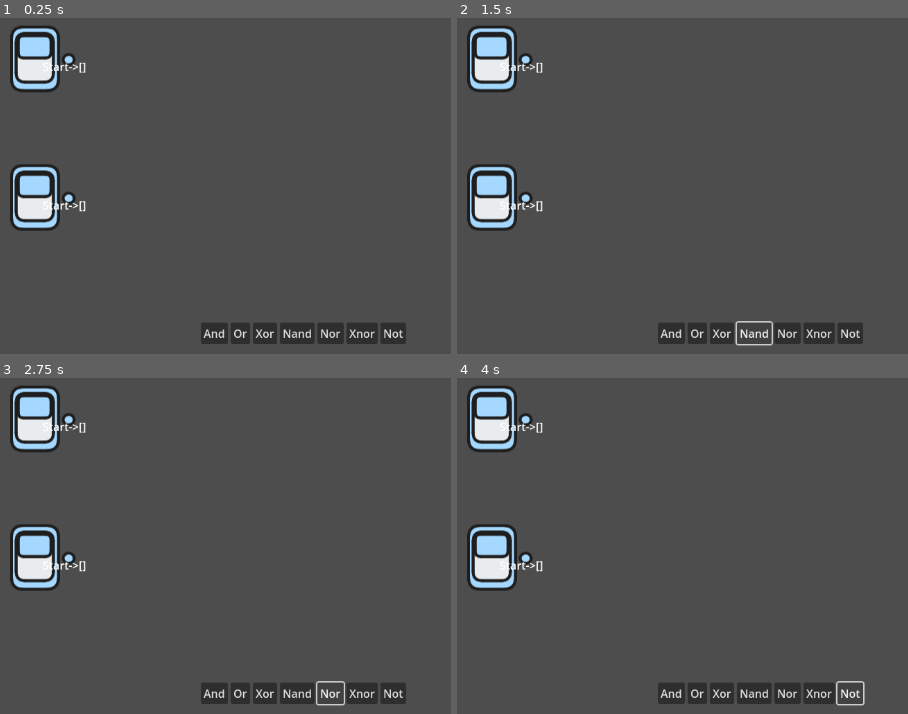
Above: before the commit, frames 1-4 (two rows, left to right).
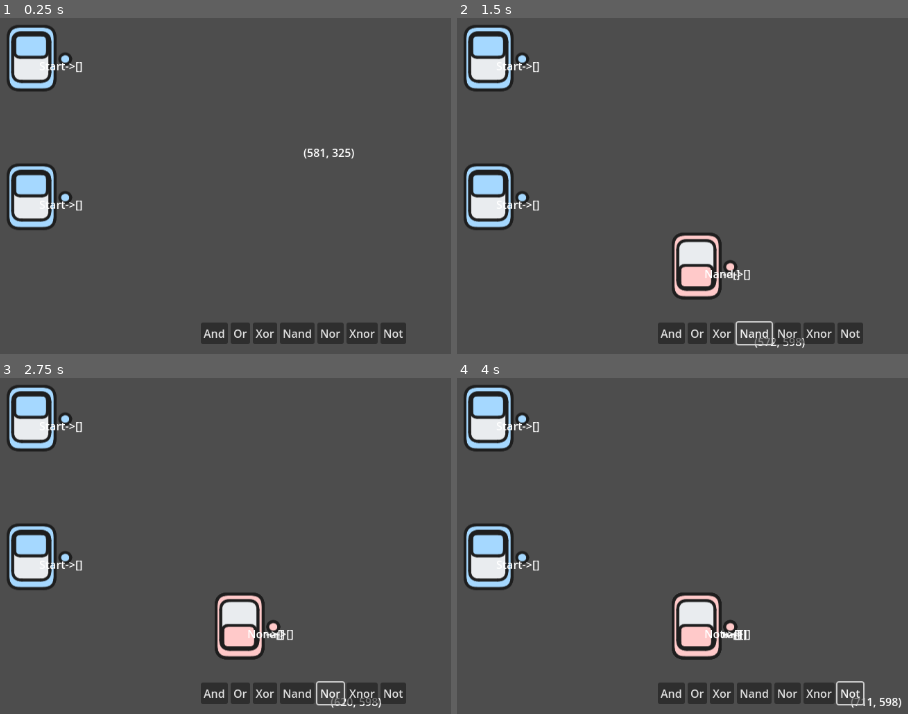
Above: after the commit, the same moments.

Repository: sininen-blue/logic-gate-tesseract
Game: Godot game, scene res://simulation/simulation.tscn
The game is run twice, just before and just after one commit, with the same random seed, the same clock (stepped at 60 frames per second) and the same inputs.
Inputs:
- Up to frame 1 (0.25 s): no input
- Up to frame 2 (1.5 s): click "Xor" at 0.5 s; click "Nand" at 1.25 s
- Up to frame 3 (2.75 s): click "Nor" at 2 s
- Up to frame 4 (4 s): click "Xnor" at 2.75 s; click "Not" at 3.5 s

The runs differ from the first frame. In frame 1, 2.9% of the frame differs, in the area x 1-79%, y 2-64%; in frame 2, 5.0%; in frame 3, 5.0%; in frame 4, 5.1%, in the area x 1-99%, y 2-99%.

Commit message:
added camera movement and connected all nodes
next up is to do all the node value things

Diff:
--- a/simulation/simulation-manager.gd
+++ b/simulation/simulation-manager.gd
@@ -17,6 +17,7 @@
 
 enum {
 	IDLE,
+	MOVING_CAMERA,
 	MOVING_GATE,
 	CREATING_CONNECTION,
 }
@@ -25,7 +26,6 @@
 @export var GATE_SCENE : PackedScene
 
 @onready var mouse_area: Area2D = $MouseArea
-
 
 
 func _ready() -> void:
@@ -60,6 +60,22 @@
 
 func _on_or_pressed() -> void:
 	create_gate("Or")
+
+func _on_xor_pressed() -> void:
+	create_gate("Xor")
+
+func _on_nand_pressed() -> void:
+	create_gate("Nand")
+
+func _on_nor_pressed() -> void:
+	create_gate("Nor")
+
+func _on_xnor_pressed() -> void:
+	create_gate("Xnor")
+
+func _on_not_pressed() -> void:
+	create_gate("Not")
+
 
 func create_gate(type : String):
 	var gate_scene : GateNode = GATE_SCENE.instantiate()
@@ -233,8 +249,10 @@
 
 
 ## Processes
+var start_position : Vector2
 func _process(_delta: float) -> void:
 	# NOTE: this label is for testing
+	$MouseArea/Label.text = str(get_global_mouse_position())
 	for gate in gates:
 		gate.node.testing_label.text = str(gate.type, "->", gate.connections)
 
@@ -267,6 +285,18 @@
 			## TODO: put this in a state transition instead to save compute time
 			for connection in connections:
 				connection.line.distribute_areas()
+
+			if Input.is_action_just_pressed("left_click"):
+				if mouse_area.has_overlapping_areas() == false:
+					start_position = get_global_mouse_position()
+					state = MOVING_CAMERA
+		MOVING_CAMERA:
+			## TODO: Tween this position change at some point
+			var mouse_vector : Vector2 = start_position - get_global_mouse_position()
+			$Camera2D.global_position += mouse_vector
+
+			if Input.is_action_just_released("left_click"):
+				state = IDLE
 		MOVING_GATE:
 			pass
 		CREATING_CONNECTION:
--- a/simulation/simulation.tscn
+++ b/simulation/simulation.tscn
@@ -10,10 +10,17 @@
 script = ExtResource("1_qo526")
 GATE_SCENE = ExtResource("2_8m28h")
 
+[node name="Camera2D" type="Camera2D" parent="."]
+position = Vector2(581, 325)
+
 [node name="MouseArea" type="Area2D" parent="."]
 
 [node name="CollisionShape2D" type="CollisionShape2D" parent="MouseArea"]
 shape = SubResource("CircleShape2D_6ovty")
+
+[node name="Label" type="Label" parent="MouseArea"]
+offset_right = 40.0
+offset_bottom = 23.0
 
 [node name="CanvasLayer" type="CanvasLayer" parent="."]
 
@@ -71,3 +78,8 @@
 
 [connection signal="pressed" from="CanvasLayer/UI/FlowContainer/and" to="." method="_on_and_pressed"]
 [connection signal="pressed" from="CanvasLayer/UI/FlowContainer/or" to="." method="_on_or_pressed"]
+[connection signal="pressed" from="CanvasLayer/UI/FlowContainer/xor" to="." method="_on_xor_pressed"]
+[connection signal="pressed" from="CanvasLayer/UI/FlowContainer/nand" to="." method="_on_nand_pressed"]
+[connection signal="pressed" from="CanvasLayer/UI/FlowContainer/nor" to="." method="_on_nor_pressed"]
+[connection signal="pressed" from="CanvasLayer/UI/FlowContainer/xnor" to="." method="_on_xnor_pressed"]
+[connection signal="pressed" from="CanvasLayer/UI/FlowContainer/not" to="." method="_on_not_pressed"]
